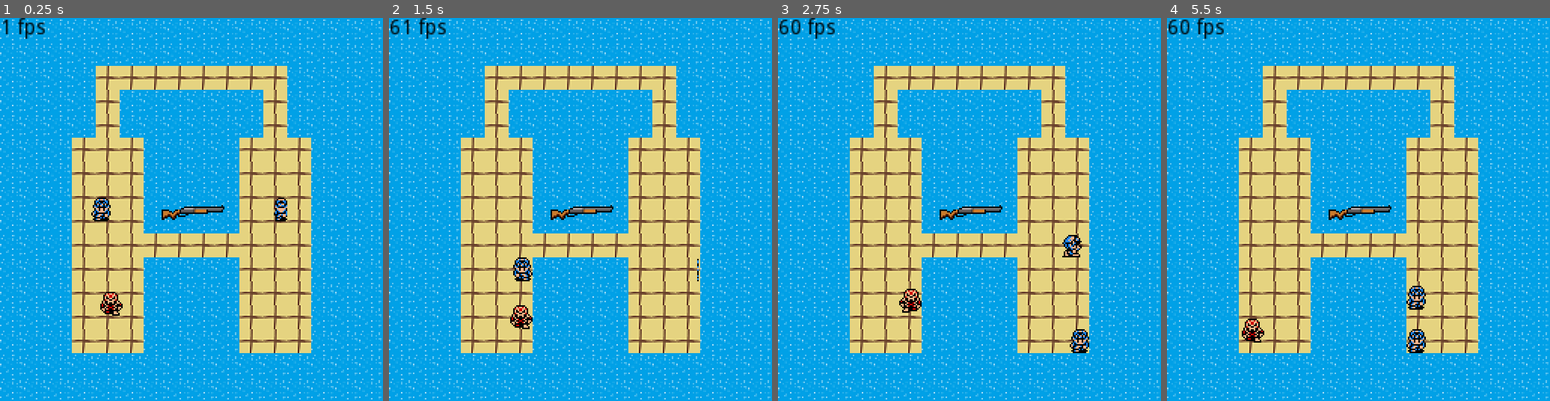
Above: before the commit, frames 1-4 (left to right).
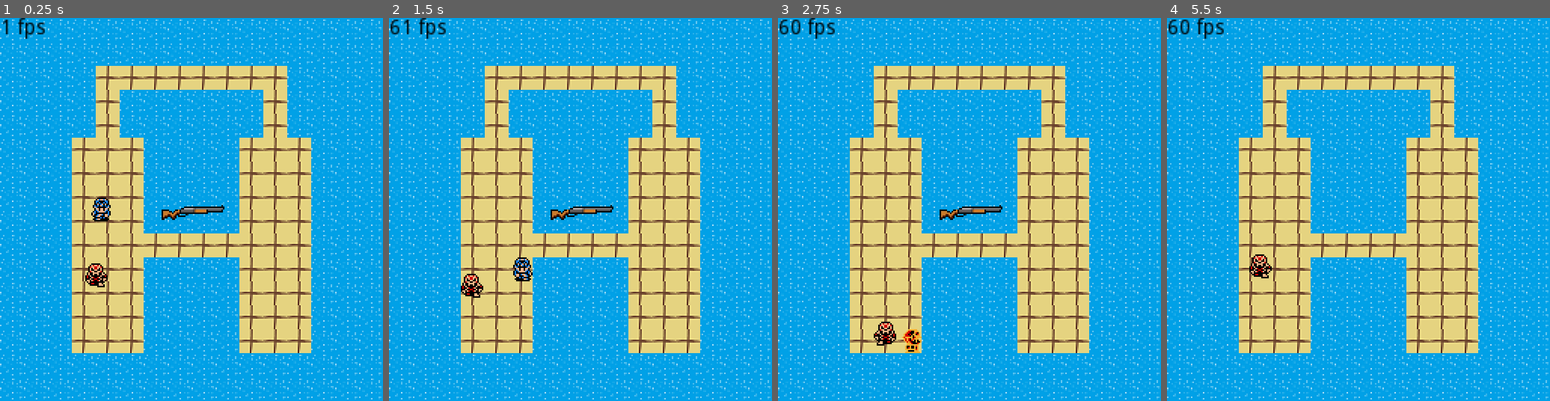
Above: after the commit, the same moments.

Repository: robotst0p/Dungeon-Crawler-Game
Game: Godot game, scene res://Scenes/Viewports.tscn
The game is run twice, just before and just after one commit, with the same random seed, the same clock (stepped at 60 frames per second) and the same inputs.
Inputs (mouse positions are in pixels of both pictures, inside the frame that each line leads up to):
- Up to frame 1 (0.25 s): no input
- Up to frame 2 (1.5 s): tap Enter (Enter) at 0.5 s; move the mouse to (664, 190) at 0.52 s; hold D (ui_right) 0.53-1.28 s; click (664, 190) at 0.6 s; tap Shift (dash) at 0.8, 1.35 s; move the mouse to (503, 228) at 1.27 s; hold S (ui_down) from 1.28 s (still down)
- Up to frame 3 (2.75 s): click (892, 228) at 1.55 s; move the mouse to (1007, 125) at 2.02 s; release S (ui_down) at 2.03 s; hold D (ui_right) from 2.03 s (still down); hold Enter (Enter) from 2.03 s (still down); tap Shift (dash) at 2.3 s
- Up to frame 4 (5.5 s): move the mouse to (1339, 286) at 2.77 s; release D (ui_right) at 2.78 s; release Enter (Enter) at 2.78 s; hold W (ui_up) 2.78-3.53 s; click (1339, 286) at 2.85 s; move the mouse to (1473, 266) at 3.52 s; hold A (ui_left) 3.53-5.03 s; tap Shift (dash) at 3.6, 5.1 s; move the mouse to (1243, 152) at 4.27 s; click (1243, 152) at 4.35 s; move the mouse to (1377, 209) at 5.02 s; hold S (ui_down) from 5.03 s (still down); click (1377, 209) at 5.17 s

The runs differ from the first frame. In frame 1, 0.7% of the frame differs, in the area x 22-75%, y 46-78%; in frame 2, 0.6%; in frame 3, 1.3%; in frame 4, 1.4%, in the area x 19-68%, y 48-88%.

Commit message:
progress

Diff:
--- a/Dungeon Crawler/Scenes/World.tscn
+++ b/Dungeon Crawler/Scenes/World.tscn
@@ -1,10 +1,9 @@
-[gd_scene load_steps=20 format=2]
+[gd_scene load_steps=7 format=2]
 
 [ext_resource path="res://Tiles/bridge.png" type="Texture" id=2]
 [ext_resource path="res://Tiles/water.png" type="Texture" id=3]
 [ext_resource path="res://Scenes/newplayerscenetest.tscn" type="PackedScene" id=4]
 [ext_resource path="res://Scenes/newenemyscenetest.tscn" type="PackedScene" id=5]
-[ext_resource path="res://Scripts/Spin.gd" type="Script" id=6]
 
 [sub_resource type="ConvexPolygonShape2D" id=1]
 points = PoolVector2Array( 16, 16, 0, 16, 0, 0, 16, 0 )
@@ -37,210 +36,6 @@
 } ]
 1/z_index = 0
 
-[sub_resource type="Animation" id=3]
-resource_name = "idledown"
-loop = true
-step = 0.5
-tracks/0/type = "value"
-tracks/0/path = NodePath("KinematicBody2D/Sprite:frame")
-tracks/0/interp = 1
-tracks/0/loop_wrap = true
-tracks/0/imported = false
-tracks/0/enabled = true
-tracks/0/keys = {
-"times": PoolRealArray( 0 ),
-"transitions": PoolRealArray( 1 ),
-"update": 0,
-"values": [ 0 ]
-}
-
-[sub_resource type="Animation" id=4]
-resource_name = "idleleft"
-loop = true
-step = 0.5
-tracks/0/type = "value"
-tracks/0/path = NodePath("KinematicBody2D/Sprite:frame")
-tracks/0/interp = 1
-tracks/0/loop_wrap = true
-tracks/0/imported = false
-tracks/0/enabled = true
-tracks/0/keys = {
-"times": PoolRealArray( 0 ),
-"transitions": PoolRealArray( 1 ),
-"update": 0,
-"values": [ 5 ]
-}
-
-[sub_resource type="Animation" id=5]
-resource_name = "idleright"
-loop = true
-step = 0.5
-tracks/0/type = "value"
-tracks/0/path = NodePath("KinematicBody2D/Sprite:frame")
-tracks/0/interp = 1
-tracks/0/loop_wrap = true
-tracks/0/imported = false
-tracks/0/enabled = true
-tracks/0/keys = {
-"times": PoolRealArray( 0 ),
-"transitions": PoolRealArray( 1 ),
-"update": 0,
-"values": [ 7 ]
-}
-
-[sub_resource type="Animation" id=6]
-resource_name = "idleup"
-loop = true
-step = 0.5
-tracks/0/type = "value"
-tracks/0/path = NodePath("KinematicBody2D/Sprite:frame")
-tracks/0/interp = 1
-tracks/0/loop_wrap = true
-tracks/0/imported = false
-tracks/0/enabled = true
-tracks/0/keys = {
-"times": PoolRealArray( 0 ),
-"transitions": PoolRealArray( 1 ),
-"update": 0,
-"values": [ 2 ]
-}
-
-[sub_resource type="Animation" id=7]
-resource_name = "pushdown"
-loop = true
-step = 0.5
-tracks/0/type = "value"
-tracks/0/path = NodePath("KinematicBody2D/Sprite:frame")
-tracks/0/interp = 1
-tracks/0/loop_wrap = true
-tracks/0/imported = false
-tracks/0/enabled = true
-tracks/0/keys = {
-"times": PoolRealArray( -0.5, 0.5 ),
-"transitions": PoolRealArray( 1, 1 ),
-"update": 0,
-"values": [ 8, 9 ]
-}
-
-[sub_resource type="Animation" id=8]
-resource_name = "pushleft"
-loop = true
-step = 0.5
-tracks/0/type = "value"
-tracks/0/path = NodePath("KinematicBody2D/Sprite:frame")
-tracks/0/interp = 1
-tracks/0/loop_wrap = true
-tracks/0/imported = false
-tracks/0/enabled = true
-tracks/0/keys = {
-"times": PoolRealArray( -0.5, 0.5 ),
-"transitions": PoolRealArray( 1, 1 ),
-"update": 0,
-"values": [ 12, 13 ]
-}
-
-[sub_resource type="Animation" id=9]
-resource_name = "pushright"
-loop = true
-step = 0.5
-tracks/0/type = "value"
-tracks/0/path = NodePath("KinematicBody2D/Sprite:frame")
-tracks/0/interp = 1
-tracks/0/loop_wrap = true
-tracks/0/imported = false
-tracks/0/enabled = true
-tracks/0/keys = {
-"times": PoolRealArray( -0.5, 0.5 ),
-"transitions": PoolRealArray( 1, 1 ),
-"update": 0,
-"values": [ 14, 15 ]
-}
-
-[sub_resource type="Animation" id=10]
-resource_name = "pushup"
-loop = true
-step = 0.5
-tracks/0/type = "value"
-tracks/0/path = NodePath("KinematicBody2D/Sprite:frame")
-tracks/0/interp = 1
-tracks/0/loop_wrap = true
-tracks/0/imported = false
-tracks/0/enabled = true
-tracks/0/keys = {
-"times": PoolRealArray( 0, 0.5 ),
-"transitions": PoolRealArray( 1, 1 ),
-"update": 0,
-"values": [ 10, 12 ]
-}
-
-[sub_resource type="Animation" id=11]
-resource_name = "walkdown"
-loop = true
-step = 0.5
-tracks/0/type = "value"
-tracks/0/path = NodePath("KinematicBody2D/Sprite:frame")
-tracks/0/interp = 1
-tracks/0/loop_wrap = true
-tracks/0/imported = false
-tracks/0/enabled = true
-tracks/0/keys = {
-"times": PoolRealArray( 0, 0.5 ),
-"transitions": PoolRealArray( 1, 1 ),
-"update": 0,
-"values": [ 0, 2 ]
-}
-
-[sub_resource type="Animation" id=12]
-resource_name = "walkleft"
-loop = true
-step = 0.5
-tracks/0/type = "value"
-tracks/0/path = NodePath("KinematicBody2D/Sprite:frame")
-tracks/0/interp = 1
-tracks/0/loop_wrap = true
-tracks/0/imported = false
-tracks/0/enabled = true
-tracks/0/keys = {
-"times": PoolRealArray( 0, 0.5 ),
-"transitions": PoolRealArray( 1, 1 ),
-"update": 0,
-"values": [ 4, 6 ]
-}
-
-[sub_resource type="Animation" id=13]
-resource_name = "walkright"
-loop = true
-step = 0.5
-tracks/0/type = "value"
-tracks/0/path = NodePath("KinematicBody2D/Sprite:frame")
-tracks/0/interp = 1
-tracks/0/loop_wrap = true
-tracks/0/imported = false
-tracks/0/enabled = true
-tracks/0/keys = {
-"times": PoolRealArray( 0, 0.5 ),
-"transitions": PoolRealArray( 1, 1 ),
-"update": 0,
-"values": [ 6, 8 ]
-}
-
-[sub_resource type="Animation" id=14]
-resource_name = "walkup"
-loop = true
-step = 0.5
-tracks/0/type = "value"
-tracks/0/path = NodePath("KinematicBody2D/Sprite:frame")
-tracks/0/interp = 1
-tracks/0/loop_wrap = true
-tracks/0/imported = false
-tracks/0/enabled = true
-tracks/0/keys = {
-"times": PoolRealArray( 0, 0.5 ),
-"transitions": PoolRealArray( 1, 1 ),
-"update": 0,
-"values": [ 2, 4 ]
-}
-
 [node name="World" type="Node"]
 
 [node name="Terrain" type="TileMap" parent="."]
@@ -261,51 +56,10 @@
 position = Vector2( -60, 0 )
 
 [node name="KinematicBody2D" parent="Player" index="3"]
-visible = true
 position = Vector2( -60, 0 )
 
 [node name="Hitbox" parent="Player" index="4"]
-visible = true
 position = Vector2( -60, 0 )
-
-[node name="TransformCoupling" parent="Player" index="9"]
-transform_holder_leader_path = NodePath("../../../World/Player/KinematicBody2D")
-transform_holder_follower_path_1 = NodePath("../../../World/Player/PlayerSprite")
-transform_holder_follower_path_2 = NodePath("../../../World/Player/Hitbox")
-
-[node name="Player2" parent="." instance=ExtResource( 4 )]
-
-[node name="PlayerSprite" parent="Player2" index="1"]
-position = Vector2( 60, 0 )
-
-[node name="AnimationPlayer" parent="Player2" index="2"]
-anims/idledown = SubResource( 3 )
-anims/idleleft = SubResource( 4 )
-anims/idleright = SubResource( 5 )
-anims/idleup = SubResource( 6 )
-anims/pushdown = SubResource( 7 )
-anims/pushleft = SubResource( 8 )
-anims/pushright = SubResource( 9 )
-anims/pushup = SubResource( 10 )
-anims/walkdown = SubResource( 11 )
-anims/walkleft = SubResource( 12 )
-anims/walkright = SubResource( 13 )
-anims/walkup = SubResource( 14 )
-
-[node name="KinematicBody2D" parent="Player2" index="3"]
-position = Vector2( 60, 0 )
-
-[node name="Hitbox" parent="Player2" index="4"]
-position = Vector2( 60, 0 )
-
-[node name="TransformCoupling" parent="Player2" index="9"]
-transform_holder_leader_path = NodePath("../../../World/Player2/KinematicBody2D")
-transform_holder_follower_path_1 = NodePath("../../../World/Player2/PlayerSprite")
-transform_holder_follower_path_2 = NodePath("../../../World/Player2/Hitbox")
-
-[node name="Spin" type="Node" parent="Player2"]
-script = ExtResource( 6 )
-transform_holder_path = NodePath("../../../World/Player2/KinematicBody2D")
 
 [node name="Enemy" parent="." instance=ExtResource( 5 )]
 
@@ -318,13 +72,6 @@
 [node name="Hitbox" parent="Enemy" index="4"]
 position = Vector2( -60, 60 )
 
-[node name="TransformCoupling" parent="Enemy" index="6"]
-transform_holder_leader_path = NodePath("../../../World/Enemy/KinematicBody2D")
-transform_holder_follower_path_1 = NodePath("../../../World/Enemy/Sprite")
-transform_holder_follower_path_2 = NodePath("../../../World/Enemy/Hitbox")
-
 [editable path="Player"]
 
-[editable path="Player2"]
-
 [editable path="Enemy"]
--- a/Dungeon Crawler/Scenes/newenemyscenetest.tscn
+++ b/Dungeon Crawler/Scenes/newenemyscenetest.tscn
@@ -8,6 +8,7 @@
 [ext_resource path="res://Scripts/RandomMovement.gd" type="Script" id=6]
 [ext_resource path="res://Scripts/Area2DHurtPlayerOnTouch.gd" type="Script" id=7]
 [ext_resource path="res://Scripts/EnemyAnimation.gd" type="Script" id=8]
+[ext_resource path="res://Scripts/CharacterController.gd" type="Script" id=9]
 
 [sub_resource type="RectangleShape2D" id=1]
 extents = Vector2( 7.468, 4.199 )
@@ -49,9 +50,9 @@
 [node name="Area2DHurtPlayerOnTouch" type="Node" parent="Hitbox"]
 script = ExtResource( 7 )
 
-[node name="AIRandomMovement" type="Node" parent="."]
+[node name="RandomMovement" type="Node" parent="."]
 script = ExtResource( 6 )
-speed = 30
+move_time = 0.8
 
 [node name="TransformCoupling" type="Node" parent="."]
 script = ExtResource( 5 )
@@ -62,3 +63,6 @@
 couple_origin_y = true
 couple_x_hat = true
 couple_y_hat = true
+
+[node name="CharacterController" type="Node" parent="."]
+script = ExtResource( 9 )
--- a/Dungeon Crawler/Scenes/newplayerscenetest.tscn
+++ b/Dungeon Crawler/Scenes/newplayerscenetest.tscn
@@ -86,7 +86,7 @@
 [node name="PlayerInput" type="Node" parent="."]
 script = ExtResource( 20 )
 
-[node name="KinematicBodyMovement" type="Node" parent="."]
+[node name="CharacterController" type="Node" parent="."]
 script = ExtResource( 21 )
 stunned_speed = 300
 dash_speed = 300
--- a/Dungeon Crawler/Scripts/CharacterController.gd
+++ b/Dungeon Crawler/Scripts/CharacterController.gd
@@ -20,7 +20,6 @@
 var walk_direction = Vector2.ZERO
 var dash_direction = Vector2.ZERO
 var knock_back_direction = Vector2.ZERO
-
 
 
 onready var kinematic_body2D = game_object.get_child_of_type(KinematicBody2D)
@@ -60,16 +59,25 @@
 
 
 func _physics_process(_delta):
-	var motion = Vector2.ZERO
+	kinematic_body2D.move_and_slide(get_move_direction())
 
+
+
+func get_move_direction():
 	if !dash_timer.is_stopped():
-		motion = dash_direction * dash_speed
+		return dash_direction * dash_speed
 	elif !stunned_timer.is_stopped():
-		motion = knock_back_direction * stunned_speed
+		return knock_back_direction * stunned_speed
 	else:
-		motion = walk_direction * walk_speed
+		return walk_direction * walk_speed
 
-	kinematic_body2D.move_and_slide(motion)
+
+
+func get_facing_direction():
+	if !dash_timer.is_stopped():
+		return dash_direction
+	else:
+		return walk_direction
 
 
 
--- a/Dungeon Crawler/Scripts/PlayerAnimation.gd
+++ b/Dungeon Crawler/Scripts/PlayerAnimation.gd
@@ -55,7 +55,7 @@
 
 
 func _process(_delta):
-	# set animation_direction to the last cardinal direction the player walked in
+	# set animation_direction to the last cardinal direction the character walked in
 	if dir_vec_to_str.has(character_controller.walk_direction):
 		animation_direction = dir_vec_to_str.get(character_controller.walk_direction)
 
@@ -67,10 +67,9 @@
 
 
 	# when moving into a wall, play push animation
-	elif kinematic_body2D.is_on_wall():
+	elif kinematic_body2D.is_on_wall() and kinematic_body2D.test_move(kinematic_body2D.transform, dir_str_to_vec.get(animation_direction)):
 		if animation_player.current_animation != str("push", animation_direction):
-			if kinematic_body2D.test_move(kinematic_body2D.transform, dir_str_to_vec.get(animation_direction)):
-				animation_player.current_animation = str("push", animation_direction)
+			animation_player.current_animation = str("push", animation_direction)
 
 
 	# otherwise, if walking, play walk animation
@@ -79,7 +78,7 @@
 			animation_player.play(str("walk", animation_direction))
 
 
-	# change textures if player was just stunned/unstunned
+	# change textures if character was just stunned/unstunned
 	if !was_stunned and character_controller.is_stunned():
 		sprite.texture = stunned_texture
 		was_stunned = true
--- a/Dungeon Crawler/Scripts/RandomMovement.gd
+++ b/Dungeon Crawler/Scripts/RandomMovement.gd
@@ -3,27 +3,21 @@
 
 
 
-# this component requires:
-#	- a GameObject with a KinematicBody2D
+# this component requires a CharacterController
 
 
 
-export var speed := 5
-export var move_time := 1
+export(float) var move_time = 1
 
 
 
-var walk_direction := Vector2.ZERO
-
-
-
-onready var kinematic_body_2D = game_object.get_child_of_type(KinematicBody2D)
+onready var character_controller = game_object.get_child_of_type(CharacterController)
 onready var timer = Timer.new()
 
 
 
 func _ready():
-	assert(kinematic_body_2D is KinematicBody2D)
+	assert(character_controller is CharacterController)
 
 	timer.set_wait_time(move_time)
 	timer.set_one_shot(true)
@@ -31,11 +25,8 @@
 
 
 
-func _physics_process(_delta):
+func _process(_delta):
 	if timer.is_stopped():
-		randomize()
 		var phi = rand_range(0, 2 * PI)
-		walk_direction = speed * Vector2(cos(phi), sin(phi))
+		character_controller.set_walk_direction(Vector2(cos(phi), sin(phi)))
 		timer.start()
-
-	kinematic_body_2D.move_and_slide(walk_direction)
Not shown: 1 places in Dungeon Crawler/Scenes/newenemyscenetest.tscn that only renumber resources
